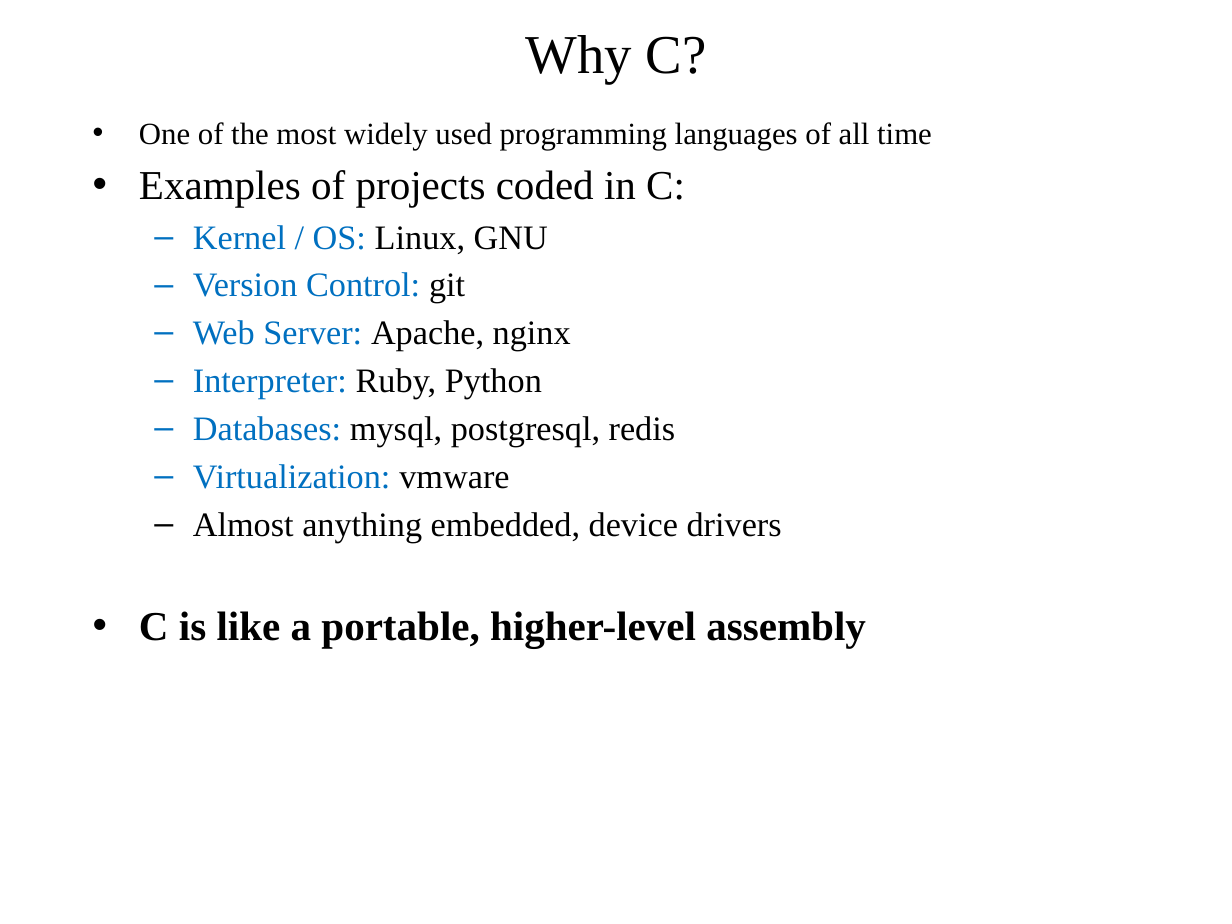
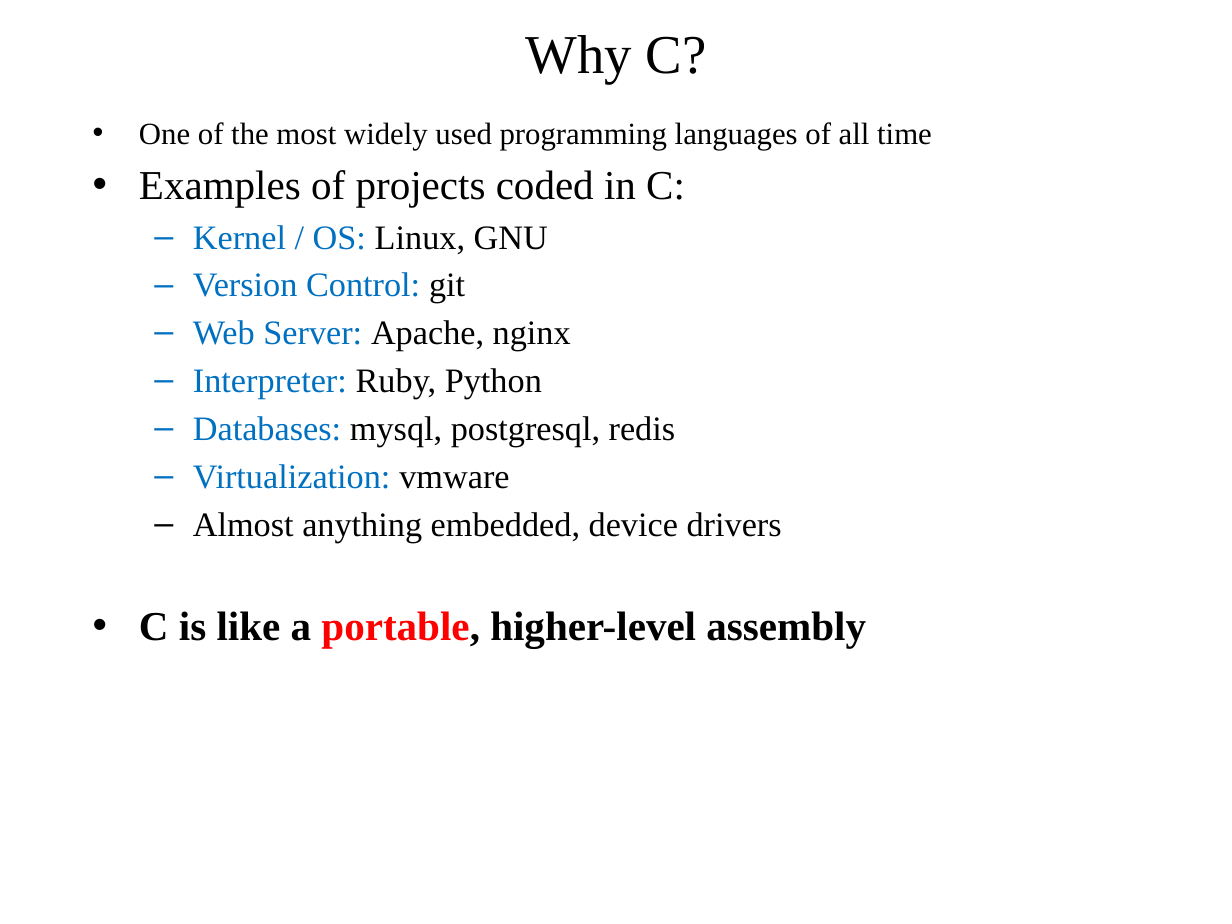
Before and after one commit to pw4rn3r/ECE382, a slide deck: slide 10 of notes/L19/Lsn19.pptx (slide 13 before the commit). Drawn at 1232x924 pixels with LibreOffice and Linux fonts; fonts in the diff are those of the drawing. Boxes give left, top, right and bottom in pixels: in the first picture for what was removed or moved away, otherwise in the second. Text is boxed around its words. In the diff, an @@ line names an element or a change of style, - is before the commit and + after.

```diff
--- a/notes/L19/Lsn19.pptx
+++ b/notes/L19/Lsn19.pptx
@@ text at (139, 611, 866, 648): text colour #000000 to #FF0000 in "portable," @@
```
Also in this commit, not shown: 6 other slides changed, 6 slides added, 3 slides removed.
